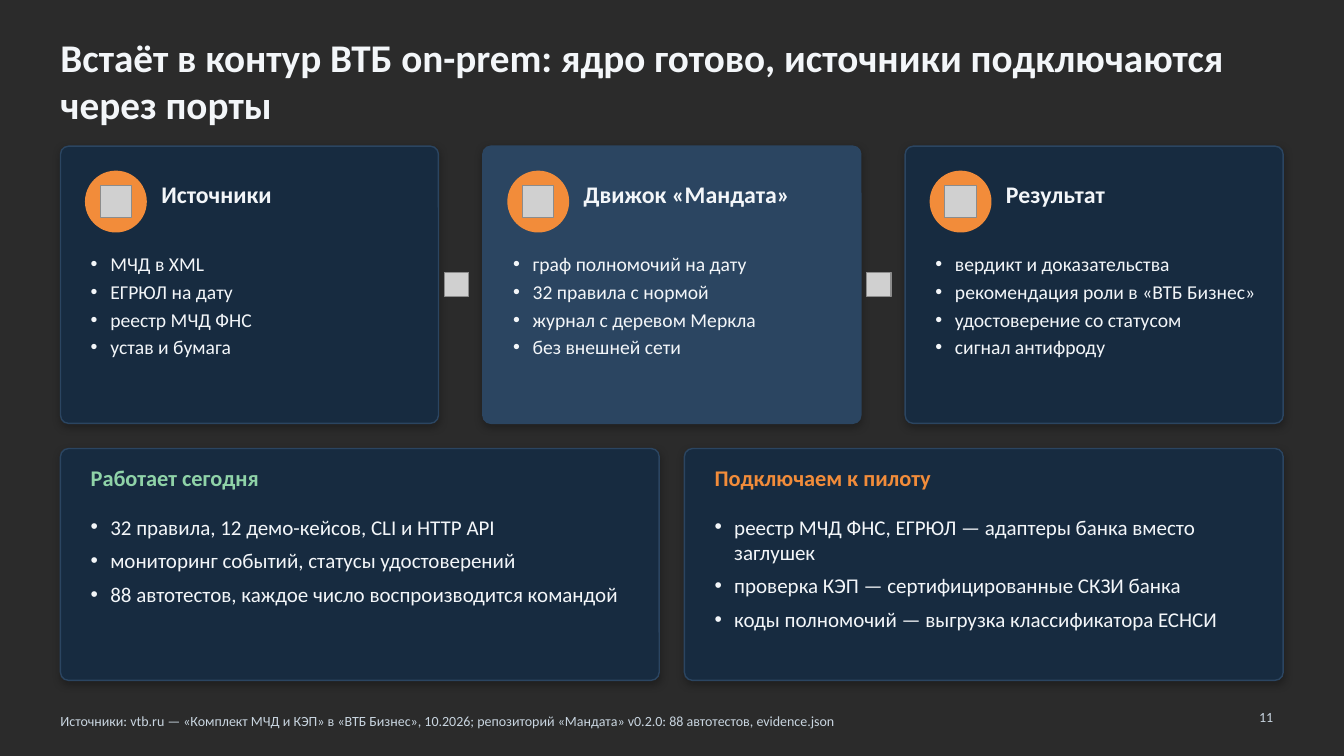
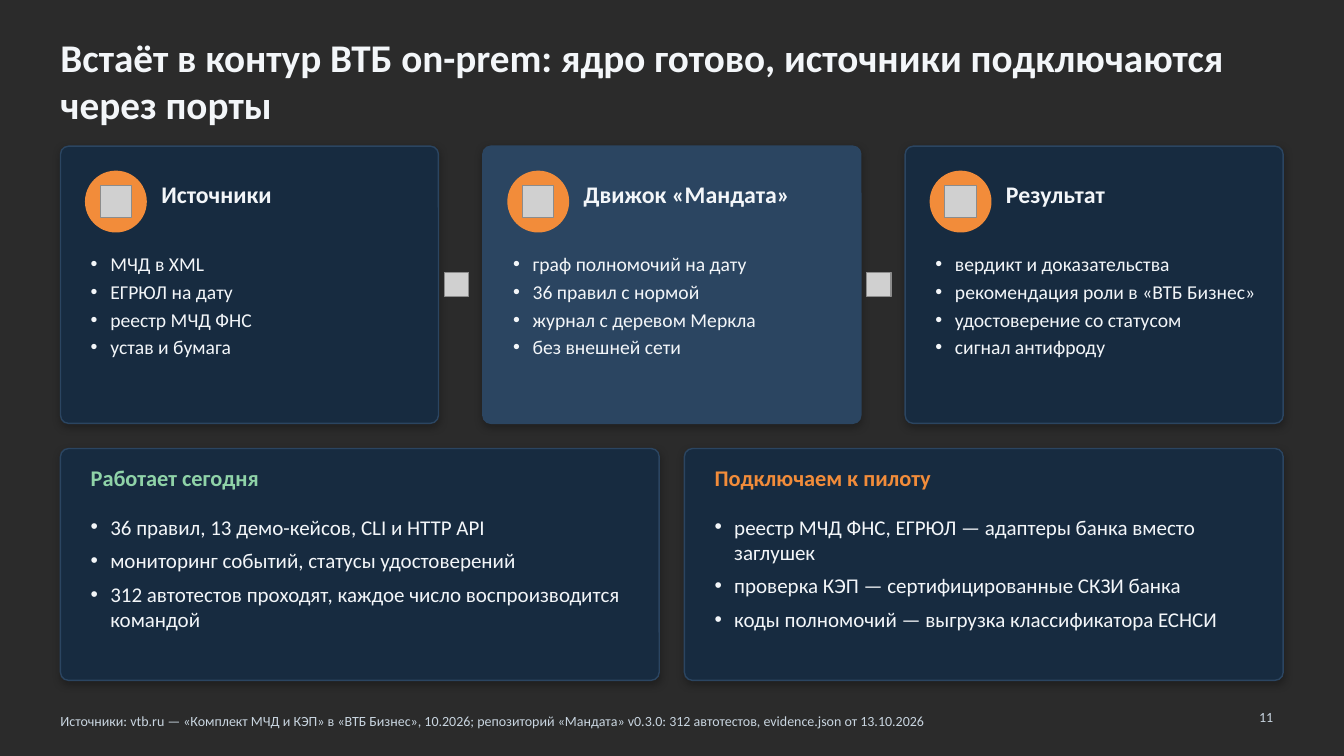
Before and after one commit to KonkovDV/Mandat, a slide deck: slide 11 of Mandat_VTB.pptx. Drawn at 1344x756 pixels with LibreOffice and Linux fonts; fonts in the diff are those of the drawing; grey boxes stand for pictures; background and template pictures are left out; a plain dark background stands for a picture behind light text. Boxes give left, top, right and bottom in pixels: in the first picture for what was removed or moved away, otherwise in the second. Text is boxed around its words. In the diff, an @@ line names an element or a change of style, - is before the commit and + after.

```diff
--- a/Mandat_VTB.pptx
+++ b/Mandat_VTB.pptx
@@ text at [533, 285, 699, 302]: text changed @@
-• 32 правила с нормой
+• 36 правил с нормой
@@ text at [110, 520, 484, 539]: text changed @@
-• 32 правила, 12 демо-кейсов, CLI и HTTP API
+• 36 правил, 13 демо-кейсов, CLI и HTTP API
@@ text at [110, 588, 619, 631]: text changed @@
-• 88 автотестов, каждое число воспроизводится командой
+• 312 автотестов проходят, каждое число воспроизводится командой
@@ text at [60, 716, 924, 729]: text changed @@
-Источники: vtb.ru — «Комплект МЧД и КЭП» в «ВТБ Бизнес», 10.2026; репозиторий «Мандата» v0.2.0: 88 автотестов, evidence.json
+Источники: vtb.ru — «Комплект МЧД и КЭП» в «ВТБ Бизнес», 10.2026; репозиторий «Мандата» v0.3.0: 312 автотестов, evidence.json от 13.10.2026
```
Also in this commit, not shown: 21 other slides changed, 6 other files.
